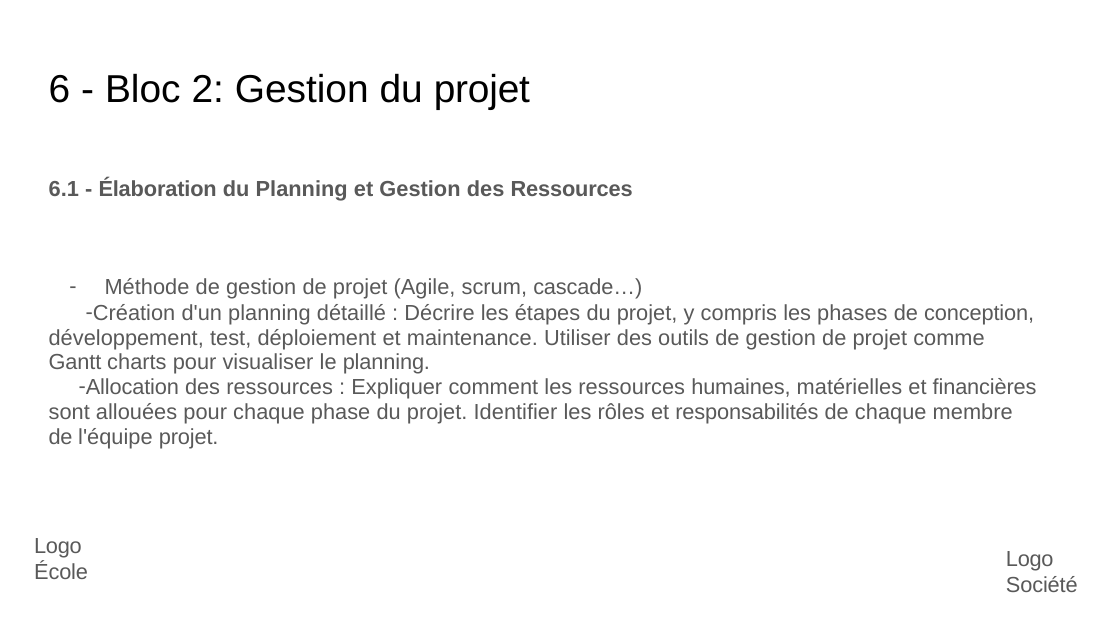
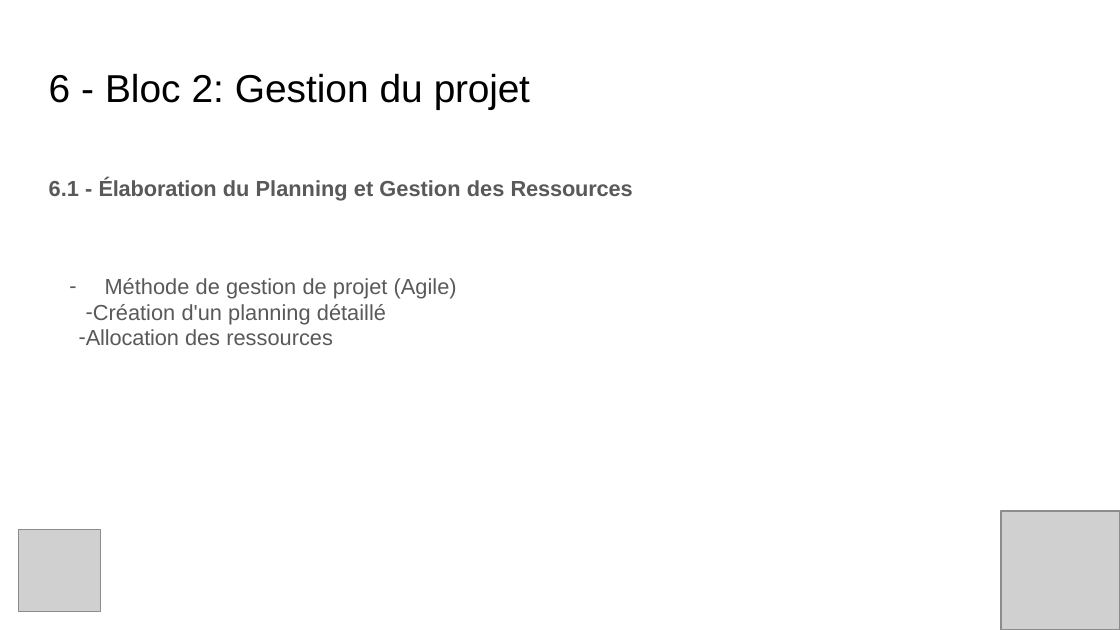
Before and after one commit to TheGeogeo/m2_ia_perso, a slide deck: slide 18 of A rendre/Georges_Coudrier_exam_slides.pptx. Drawn at 1120x630 pixels with LibreOffice and Linux fonts; fonts in the diff are those of the drawing; grey boxes stand for pictures. Boxes give left, top, right and bottom in pixels: in the first picture for what was removed or moved away, otherwise in the second. Text is boxed around its words. In the diff, an @@ line names an element or a change of style, - is before the commit and + after.

Commit message:
up

```diff
--- a/A rendre/Georges_Coudrier_exam_slides.pptx
+++ b/A rendre/Georges_Coudrier_exam_slides.pptx
@@ text at [79, 278, 457, 345]: text changed @@
-– Méthode de gestion de projet (Agile, scrum, cascade…)
-– Création d'un planning détaillé : Décrire les étapes du projet, y compris les phases de conception, développement, test, déploiement et maintenance. Utiliser des outils de gestion de projet comme Gantt charts pour visualiser le planning.
-– Allocation des ressources : Expliquer comment les ressources humaines, matérielles et financières sont allouées pour chaque phase du projet. Identifier les rôles et responsabilités de chaque membre de l'équipe projet.
+– Méthode de gestion de projet (Agile)
+– Création d'un planning détaillé
+– Allocation des ressources
@@ picture added at [19, 530, 101, 612] @@
@@ text removed at [34, 538, 88, 579] @@
-Logo École
@@ picture added at [1001, 511, 1120, 629] @@
@@ text removed at [1006, 551, 1078, 592] @@
-Logo Société
```
Also in this commit, not shown: 10 other slides changed.
